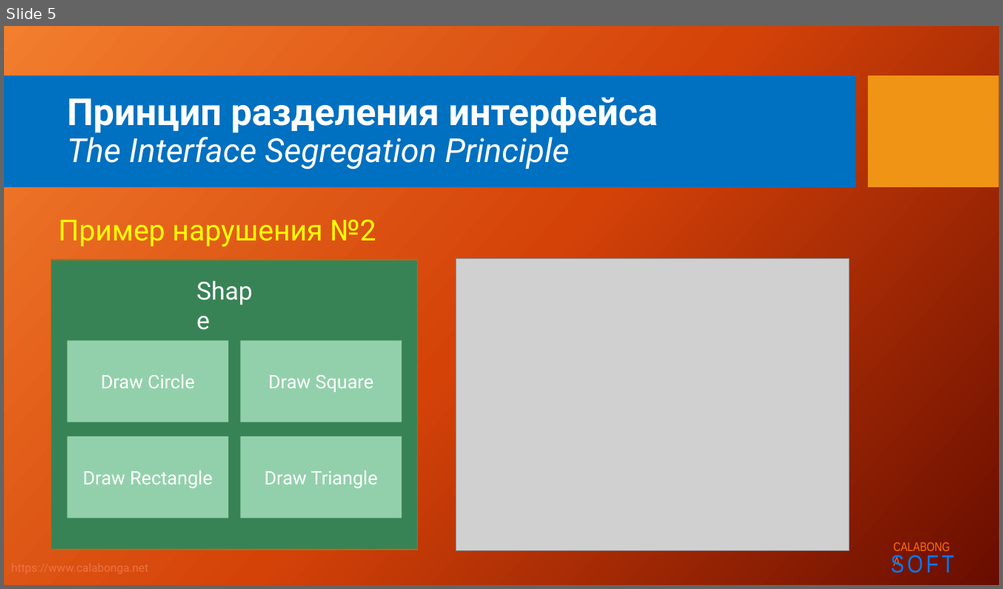
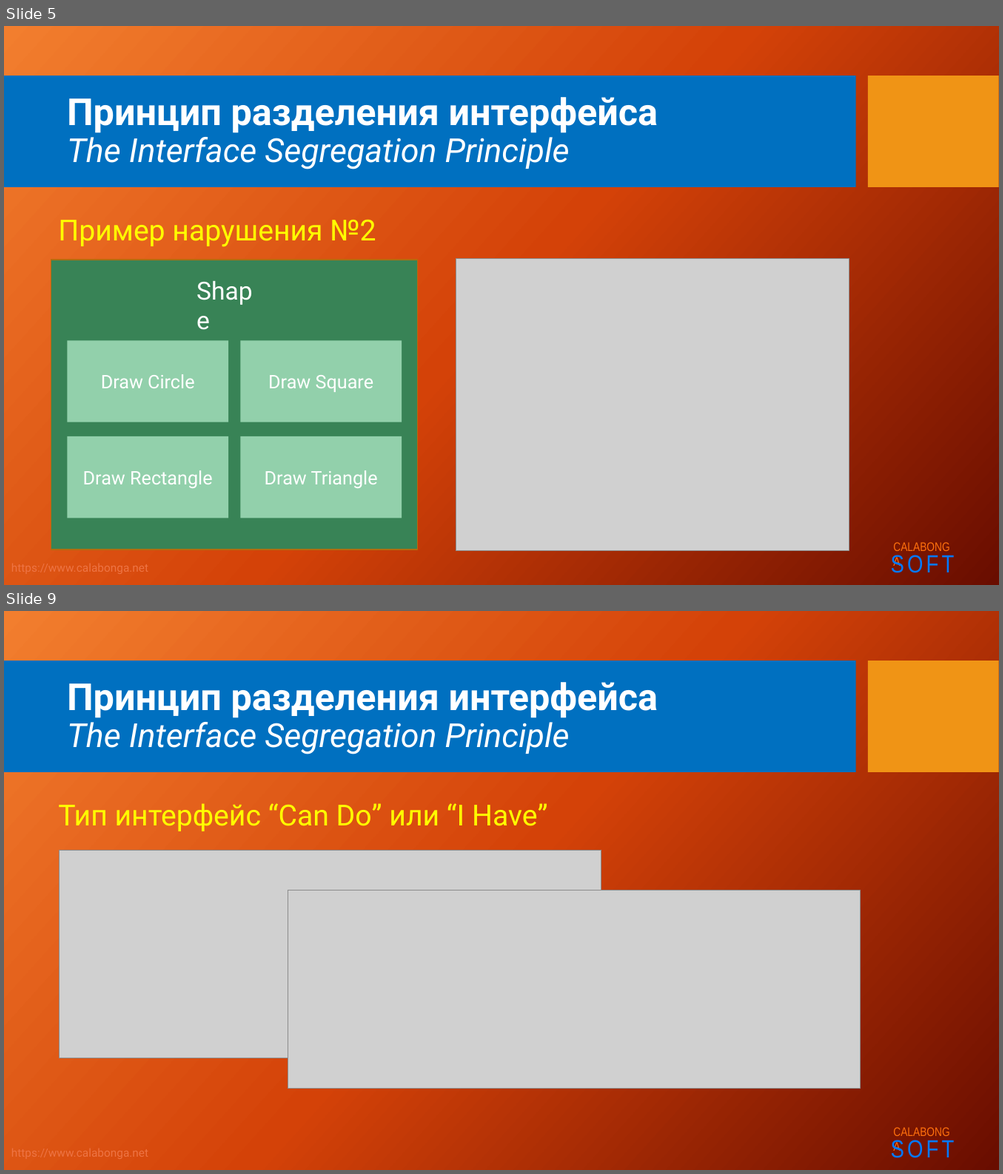
Before and after one commit to Calabonga/SOLID, a slide deck: Powerpoint/4.SOLID_I.pptx. Shown one above the other, each under a label of ours: slide 5 before the commit, slides 5 and 9 after it; the slides between them are not shown. The pictures are 1003x589 and 1003x1174 pixels, drawn with LibreOffice and Linux fonts; fonts in the diff are those of the drawing; grey boxes stand for pictures; background and template pictures are left out. Boxes give left, top, right and bottom in pixels: in the first picture for what was removed or moved away, otherwise in the second. Text is boxed around its words. In the diff, an @@ line names an element or a change of style, - is before the commit and + after.

```diff
--- a/Powerpoint/4.SOLID_I.pptx
+++ b/Powerpoint/4.SOLID_I.pptx
@@ slide 9 added at [4,611,999,1170], background picture (left out); not listed: 5 template elements that a slide beside it also shows @@
@@ title added at [67,682,658,755], 32 pt, text #FFFFFF, italic @@
+Принцип разделения интерфейса
+The Interface Segregation Principle
@@ text added at [58,803,547,832], 28 pt, text #FFFF00 @@
+Тип интерфейс “Can Do” или “I Have”
@@ picture added at [60,851,601,1059] @@
@@ picture added at [288,891,860,1088] @@
```
Also in this commit, not shown: 2 slides changed, 5 other slides added, 27 other files.
